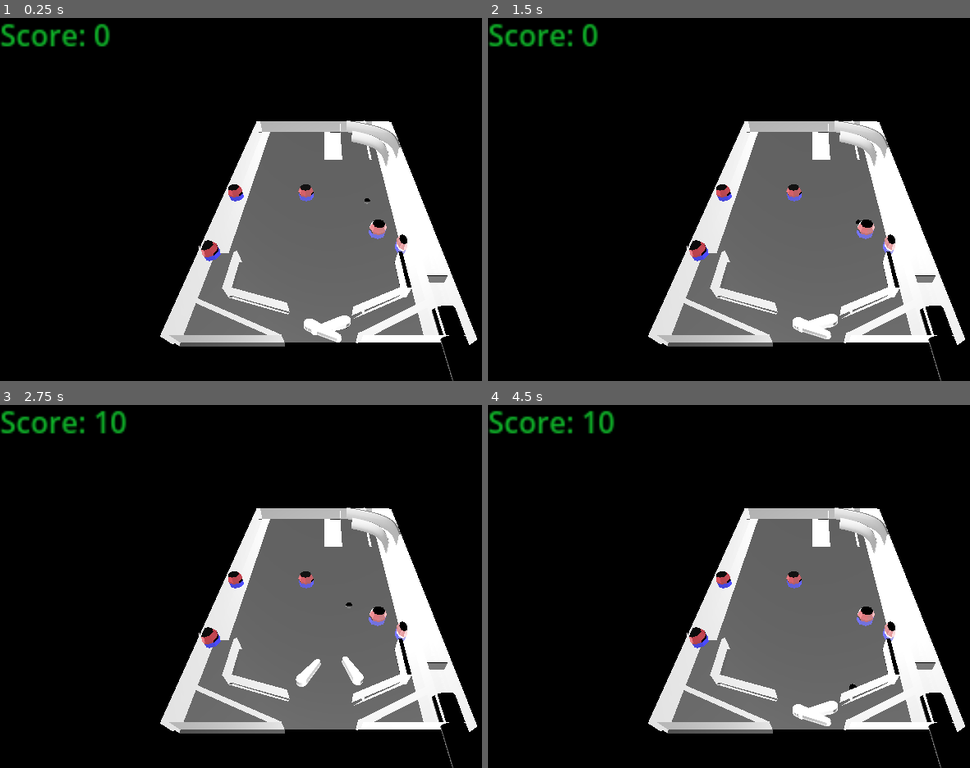
Above: before the commit, frames 1-4 (two rows, left to right).
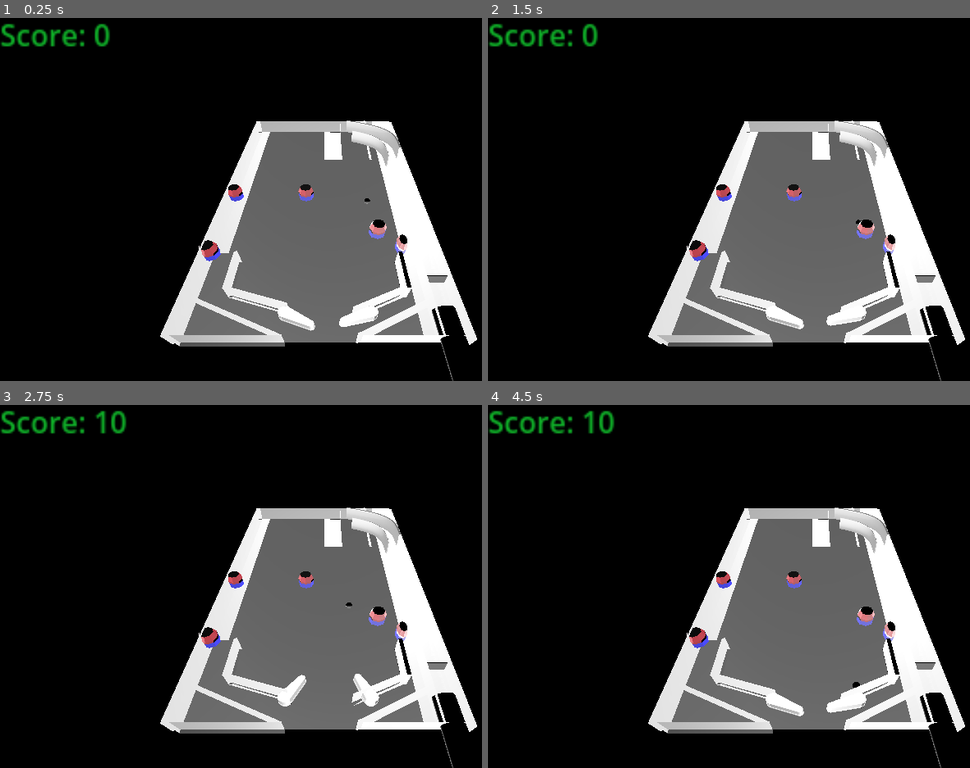
Above: after the commit, the same moments.

Repository: Alaa19971234/SCS-Pinball
Game: Godot game, scene res://Level 1.tscn
Same seed, same stepped clock (60 frames per second), same inputs: the game is played once before the commit and once after it.
Inputs (mouse positions are in pixels of both pictures, inside the frame that each line leads up to):
- Up to frame 1 (0.25 s): no input
- Up to frame 2 (1.5 s): tap Enter at 0.5 s; move the mouse to (960, 177) at 0.52 s; hold F (flipper) 0.53-1.28 s; click (960, 177) at 0.67 s; tap Space (pull_plunger) at 1.25, 1.35 s; move the mouse to (685, 214) at 1.27 s; click (685, 214) at 1.42 s
- Up to frame 3 (2.75 s): tap Enter at 2 s; move the mouse to (395, 503) at 2.02 s; hold F (flipper) from 2.03 s (still down); click (395, 503) at 2.17 s
- Up to frame 4 (4.5 s): tap Space (pull_plunger) at 2.75, 2.85, 4.35 s; move the mouse to (782, 659) at 2.77 s; release F (flipper) at 2.78 s; click (782, 659) at 2.92 s; tap Enter at 3.5 s; move the mouse to (outside the picture) at 3.52 s; hold F (flipper) 3.53-4.28 s; click (outside the picture) at 3.67 s; move the mouse to (618, 528) at 4.27 s; click (618, 528) at 4.42 s

The runs differ from the first frame. In frame 1, 0.7% of the frame differs, in the area x 57-79%, y 79-90%; in frame 2, 0.7%; in frame 3, 0.6%; in frame 4, 0.7%, in the area x 57-79%, y 76-89%.

Commit message:
Add files via upload

Diff:
--- a/Meshes/Flipper/FlipperOne.tscn
+++ b/Meshes/Flipper/FlipperOne.tscn
@@ -24,10 +24,10 @@
 script = ExtResource("1")
 
 [node name="Cube000_0" type="MeshInstance3D" parent="."]
-transform = Transform3D(0.347, 0, 0, 0, -1.25452e-08, 0.321407, 0, -0.287, -1.40491e-08, 2.01299, 0, 0)
+transform = Transform3D(0.35, 0, 0, 0, -1.5299e-08, 0.35, 0, -0.35, -1.5299e-08, 0.7, 2.08165e-12, 2.08165e-12)
 mesh = SubResource("1")
 skeleton = NodePath("")
 
 [node name="CollisionShape3D" type="CollisionShape3D" parent="."]
-transform = Transform3D(0.553692, 0, 0, 0, -1.25452e-08, 0.321407, 0, -0.287, -1.40491e-08, 1.58896, 0, 0)
+transform = Transform3D(0.35, 0, 0, 0, -1.5299e-08, 0.35, 0, -0.35, -1.5299e-08, 0.7, 2.08165e-12, 2.08165e-12)
 shape = SubResource("2")
--- a/Meshes/Flipper/FlipperTwo.tscn
+++ b/Meshes/Flipper/FlipperTwo.tscn
@@ -24,10 +24,10 @@
 script = ExtResource("1")
 
 [node name="Cube000_0" type="MeshInstance3D" parent="."]
-transform = Transform3D(0.347, 3.72529e-09, 2.22045e-16, 0, -1.25452e-08, 0.319, 3.72529e-09, -0.287, -1.39439e-08, 2.01299, 0, 2.98023e-08)
+transform = Transform3D(0.35, 3.7575e-09, 1.64245e-16, 0, -1.5299e-08, 0.35, 3.7575e-09, -0.35, -1.5299e-08, 0.7, 2.08165e-12, 2.08165e-12)
 mesh = SubResource("1")
 skeleton = NodePath("")
 
 [node name="CollisionShape3D" type="CollisionShape3D" parent="."]
-transform = Transform3D(0.554001, -1.30385e-08, 1.11022e-16, 0, -1.25452e-08, 0.319, 2.6077e-08, -0.287, -1.39439e-08, 1.59238, -9.68001e-08, 0.00503962)
+transform = Transform3D(0.35, 1.68828e-08, 7.37972e-16, 0, -1.5299e-08, 0.35, 1.68828e-08, -0.35, -1.5299e-08, 0.7, 2.08165e-12, 2.08165e-12)
 shape = SubResource("2")
